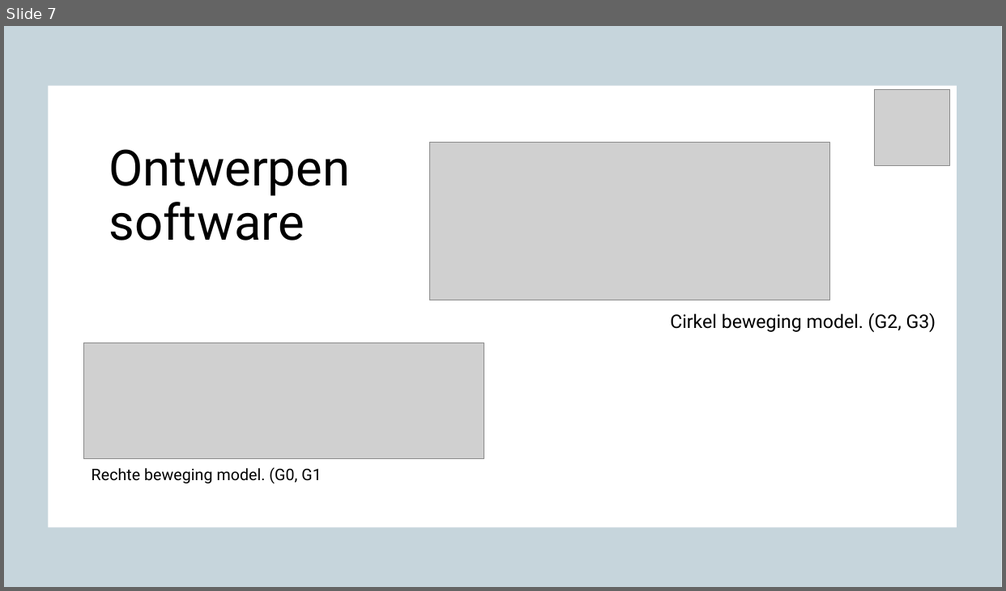
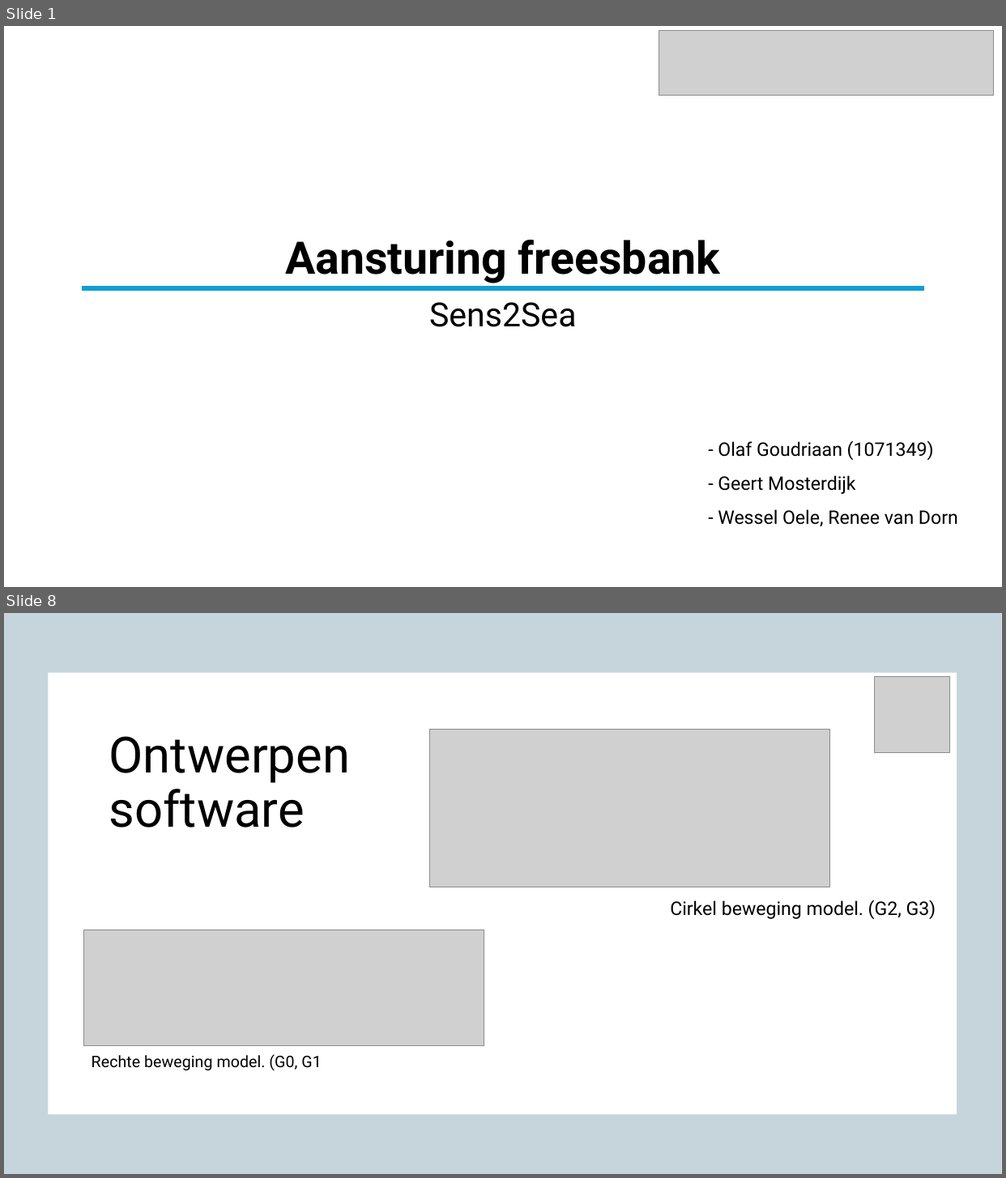
Before and after one commit to OlafGoud/Freesbank, a slide deck: documentatie/Presentaties/95presentatie.pptx. Shown one above the other, each under a label of ours: slide 7 before the commit, slides 1 and 8 after it; the slides between them are not shown. The pictures are 1006x591 and 1006x1178 pixels, drawn with LibreOffice and Linux fonts; fonts in the diff are those of the drawing; grey boxes stand for pictures; background and template pictures are left out. Boxes give left, top, right and bottom in pixels: in the first picture for what was removed or moved away, otherwise in the second. Text is boxed around its words. In the diff, an @@ line names an element or a change of style, - is before the commit and + after.

```diff
--- a/documentatie/Presentaties/95presentatie.pptx
+++ b/documentatie/Presentaties/95presentatie.pptx
@@ slide 1 added at (4,26,1002,587), background #FFFFFF @@
@@ picture added at (659,31,994,95) @@
@@ title added at (285,240,720,284), 43.2 pt, text #000000, bold @@
+Aansturing freesbank
@@ rectangle added at (80,285,926,292), fill #0F9ED5, outline #FFFFFF 1.5 pt @@
@@ text added at (429,302,576,327), 32 pt, text #000000 @@
+Sens2Sea
@@ text added at (718,441,958,527), 18 pt, text #000000 @@
+- Olaf Goudriaan (1071349)
+- Geert Mosterdijk
+- Wessel Oele, Renee van Dorn
@@ what was slide 7 is now slide 8 @@
```
Also in this commit, not shown: 3 slides changed, 9 other slides added, 5 slides removed, 5 other files.
